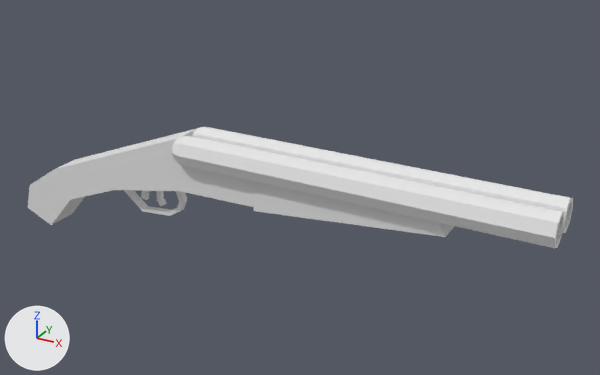
The Blender file Blender/Lupara.blend, before and after one commit.
Rendered twice from a camera (50 mm lens) standing at (10.41, -16.58, 8.55) and looking at (0.84, 0.81, -0.14). The lights are fixed; the arrows at lower left show +X, +Y and +Z. The first picture is the older version.

Before the edit, the objects in view are built like this:
```python
ob_cube = bpy.data.objects.new('Cube', me_cube)
ob_cube.location = (2.94, -0.4, 0.8)
ob_cube.scale = (5.01, 0.41, 0.41)
ob_cube_001 = bpy.data.objects.new('Cube.001', me_cube_024)
ob_cube_001.location = (2.94, 0.4, 0.8)
ob_cube_001.scale = (5.01, 0.41, 0.41)
ob_cube_002 = bpy.data.objects.new('Cube.002', me_cube_015)
ob_cube_002.location = (-3.87, 0.0, -0.69)
ob_cube_002.scale = (1.26, 0.437, 0.398)
ob_cube_003 = bpy.data.objects.new('Cube.003', me_cube_019)
ob_cube_003.location = (2.69, 0.0, 0.11)
ob_cube_003.scale = (1.26, 0.437, 0.398)
ob_cube_004 = bpy.data.objects.new('Cube.004', me_cube_020)
ob_cube_004.location = (-2.96, 0.0, -0.96)
ob_cube_004.rotation_euler = (0.0, 2.284, 0.0)  # degrees (0, 131, 0)
ob_cube_004.scale = (-0.0738, -0.0821, -0.486)
ob_cube_005 = bpy.data.objects.new('Cube.005', me_cube_021)
ob_cube_005.location = (-3.09, 0.0, -0.84)
ob_cube_005.rotation_euler = (0.0, 0.324, 0.0)  # degrees (0, 19, 0)
ob_cube_005.scale = (0.0761, 0.0531, 0.215)
ob_cube_006 = bpy.data.objects.new('Cube.006', me_cube_022)
ob_cube_006.location = (-3.5, 0.0, -0.84)
ob_cube_006.rotation_euler = (0.0, 1.078, 0.0)  # degrees (0, 62, 0)
ob_cube_006.scale = (0.0761, 0.0531, 0.215)
ob_cube_007 = bpy.data.objects.new('Cube.007', me_cube_023)
ob_cube_007.location = (-1.94, -0.4, 0.8)
ob_cube_007.scale = (5.01, 0.41, 0.41)
ob_cube_008 = bpy.data.objects.new('Cube.008', me_cube_025)
ob_cube_008.location = (-1.94, 0.4, 0.8)
ob_cube_008.scale = (5.01, 0.41, 0.41)
```
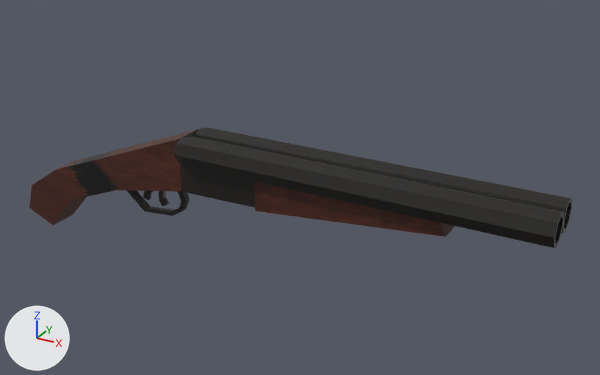
Where the newer file only moved an object's origin or applied its transform, the numbers keep the older frame.

Edits to the bpy script that builds the scene:
```text
Add mat_metal_001:
    mat_metal_001 = principled_material('Metal.001')
    mat_metal_001.texture = img_metal_png
Change me_cube:
    used by ob_cube; location = (2.94, -0.4, 0.8); scale = (5.01, 0.41, 0.41)
    remove me_cube.from_pydata(...)  # 32 vertices, 32 faces; spans x -0.94..0.94, y -1.0..1.0, z -1.0..1.0
    add me_cube.from_pydata(...)  # 32 vertices, 32 faces; spans x -0.93..0.94, y -0.98..1.0, z -0.99..0.99
    edits to the shape of me_cube do not show in these pictures
    add me_cube.materials.append(mat_metal)  # picture img_metal_png
Change me_cube_015:
    used by ob_cube_002; location = (-3.87, 0.0, -0.69); scale = (1.26, 0.437, 0.398)
    remove me_cube_015.from_pydata(...)  # 24 vertices, 22 faces; spans x -3.22..3.29, y -1.0..1.0, z -4.71..4.51
    add me_cube_015.from_pydata(...)  # 24 vertices, 22 faces; spans x -3.16..3.3, y -0.99..0.99, z -4.67..4.47
    me_cube_015 part 4: all 14 faces centred in x -3.13..1.41, y -1.0..1.0, z -4.24..2.29 switch from no material to mat_handlewood (picture img_woodhandle_png_001)
    me_cube_015 part 5: all 8 faces centred in x 1.43..3.29, y -1.0..1.0, z 0.81..3.72 switch from no material to mat_metal_001 (picture img_metal_png)
    edits to the shape of me_cube_015 do not show in these pictures
Change me_cube_019:
    used by ob_cube_003; location = (2.69, 0.0, 0.11); scale = (1.26, 0.437, 0.398)
    remove me_cube_019.from_pydata(...)  # 8 vertices, 5 faces; spans x -1.95..2.03, y -1.12..1.12, z -1.36..0.72
    add me_cube_019.from_pydata(...)  # 8 vertices, 6 faces; spans x -1.91..2.04, y -1.11..1.11, z -1.33..0.73
    me_cube_019 part 3: the whole mesh is rebuilt
    add me_cube_019.materials.append(mat_handlewood)  # picture img_woodhandle_png_001
Change me_cube_020:
    used by ob_cube_004; location = (-2.96, 0.0, -0.96); rotation_euler = (0.0, 2.284, 0.0), in degrees (0, 131, 0); scale = (-0.0738, -0.0821, -0.486)
    remove me_cube_020.from_pydata(...)  # 28 vertices, 26 faces; spans x -12.6..10.1, y -1.0..1.0, z -1.2..2.5
    add me_cube_020.from_pydata(...)  # 28 vertices, 26 faces; spans x -0.4..0.5, y 0.0, z -0.6..0.3
    me_cube_020 part 2: the whole mesh is rebuilt
    add me_cube_020.materials.append(mat_metal)  # picture img_metal_png
Change me_cube_022:
    used by ob_cube_006; location = (-3.5, 0.0, -0.84); rotation_euler = (0.0, 1.078, 0.0), in degrees (0, 62, 0); scale = (0.0761, 0.0531, 0.215)
    remove me_cube_022.from_pydata(...)  # 16 vertices, 14 faces; spans x -2.09..2.85, y -1.0..1.0, z -1.75..1.74
    add me_cube_022.from_pydata(...)  # 16 vertices, 14 faces; spans x -0.08..0.11, y -0.03..0.03, z -0.19..0.19
    me_cube_022 part 1: the whole mesh is rebuilt
    add me_cube_022.materials.append(mat_metal)  # picture img_metal_png
Change me_cube_023:
    used by ob_cube_007; location = (-1.94, -0.4, 0.8); scale = (5.01, 0.41, 0.41)
    remove me_cube_023.from_pydata(...)  # 25 vertices, 24 faces; spans x -0.04..0.03, y -1.0..1.0, z -1.0..1.0
    add me_cube_023.from_pydata(...)  # 25 vertices, 24 faces; spans x -0.03..0.04, y -0.98..1.0, z -0.99..0.99
    edits to the shape of me_cube_023 do not show in these pictures
    add me_cube_023.materials.append(mat_metal)  # picture img_metal_png
Change me_cube_024:
    used by ob_cube_001; location = (2.94, 0.4, 0.8); scale = (5.01, 0.41, 0.41)
    remove me_cube_024.from_pydata(...)  # 32 vertices, 32 faces; spans x -0.94..0.94, y -1.0..1.0, z -1.0..1.0
    add me_cube_024.from_pydata(...)  # 32 vertices, 32 faces; spans x -0.93..0.94, y -1.0..0.98, z -0.99..0.99
    edits to the shape of me_cube_024 do not show in these pictures
    add me_cube_024.materials.append(mat_metal)  # picture img_metal_png
Change me_cube_025:
    used by ob_cube_008; location = (-1.94, 0.4, 0.8); scale = (5.01, 0.41, 0.41)
    remove me_cube_025.from_pydata(...)  # 25 vertices, 24 faces; spans x -0.04..0.03, y -1.0..1.0, z -1.0..1.0
    add me_cube_025.from_pydata(...)  # 25 vertices, 24 faces; spans x -0.03..0.04, y -1.0..0.98, z -0.99..0.99
    edits to the shape of me_cube_025 do not show in these pictures
    add me_cube_025.materials.append(mat_metal)  # picture img_metal_png
Change ob_cube_004:
    ob_cube_004.location: (-2.96, 0.0, -0.96) -> (-2.88, 0.0, -0.95)
    ob_cube_004.rotation_euler: (0.0, 2.284, 0.0) -> (0.0, 2.284, -0.0000837)  # degrees (0, 131, 0) -> degrees (0, 131, -0)
    ob_cube_004.scale: (-0.0738, -0.0821, -0.486) -> (1.98, 1.98, 1.98)
Remove ob_cube_005:
    ob_cube_005 = bpy.data.objects.new('Cube.005', me_cube_021)
Change ob_cube_006:
    ob_cube_006.location: (-3.5, 0.0, -0.84) -> (-3.42, 0.0, -0.82)
    ob_cube_006.scale: (0.0761, 0.0531, 0.215) -> (1.98, 1.98, 1.98)
Add ob_cube_012:
    ob_cube_012 = bpy.data.objects.new('Cube.012', me_cube_004)  # 16 vertices, 14 faces; spans x -0.08..0.109, y -0.027..0.027, z -0.188..0.187; in mat_metal (picture img_metal_png)
    ob_cube_012.location = (-3.01, 0.0, -0.83)
    ob_cube_012.rotation_euler = (0.0, 0.324, 0.0)  # degrees (0, 19, 0)
    ob_cube_012.scale = (1.98, 1.98, 1.98)
```

Boxes [x1, y1, x2, y2] around the edits, measured in the pictures (600 x 375 px; the box of a moved part takes in the faces that stretch with it):
'Cube', recoloured (white to black): [181, 137, 564, 248] in both
'Cube.001', recoloured: [200, 127, 572, 233] in both
'Cube.004', reshaped, moved, turned, rescaled, recoloured (white to black): before [124, 190, 187, 216]; after [126, 190, 189, 216]
'Cube.007', recoloured: [174, 137, 186, 164] in both
'Cube.012', added: after [159, 191, 169, 206]
'Cube.005', deleted: before [156, 191, 166, 206]
'Cube.008', recoloured: [192, 127, 207, 138] in both
'Cube.006', reshaped, moved, rescaled: before [141, 191, 151, 200]; after [143, 191, 153, 200]
part 3 of me_cube_019, moved or reshaped: before [253, 181, 454, 237]; after [255, 182, 455, 237]
part 4 of me_cube_015, recoloured (white to brown): [29, 131, 191, 225] in both
part 5 of me_cube_015, recoloured (white to black): [180, 131, 253, 207] in both
